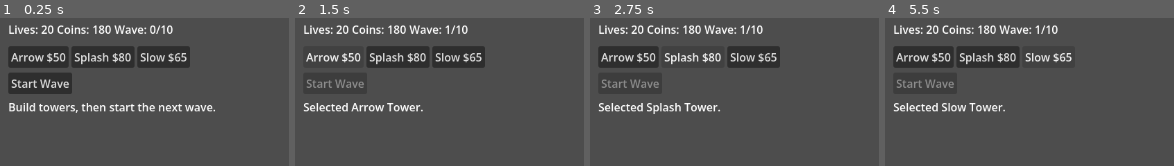
Above: before the commit, frames 1-4 (left to right).
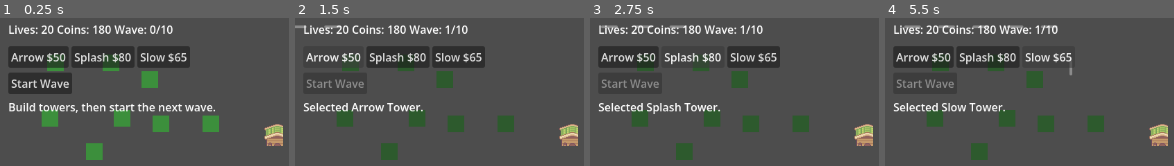
Above: after the commit, the same moments.

Repository: q107580018/croptails
Game: Godot game, scene res://scenes/Main.tscn
The game is run twice, just before and just after one commit, with the same random seed, the same clock (stepped at 60 frames per second) and the same inputs.
Inputs:
- Up to frame 1 (0.25 s): no input
- Up to frame 2 (1.5 s): click "Start Wave" at 0.5 s; click "Arrow $50" at 1.25 s
- Up to frame 3 (2.75 s): click "Splash $80" at 2 s
- Up to frame 4 (5.5 s): click "Slow $65" at 2.75 s; click "Arrow $50" at 3.5 s; click "Splash $80" at 4.25 s; click "Slow $65" at 5 s

The runs differ from the first frame. In frame 1, 5.6% of the frame differs, in the area x 14-98%, y 25-96%; in frame 2, 4.9%; in frame 3, 5.0%; in frame 4, 5.3%.

Commit message:
feat: build first tower defense map
Add Curve2D enemy path (6 waypoints), 8 TowerSlot instances at
build positions, and farm target decoration (chicken house sprite)
to Main.tscn.

Diff:
--- a/scenes/Main.tscn
+++ b/scenes/Main.tscn
@@ -7,6 +7,13 @@
 [ext_resource type="Script" uid="uid://hyrsf4rxf56a" path="res://scripts/state/defeat_phase.gd" id="5_dp"]
 [ext_resource type="Script" path="res://scripts/game/main.gd" id="6_main"]
 [ext_resource type="Script" path="res://scripts/ui/hud.gd" id="7_hud"]
+[ext_resource type="PackedScene" path="res://scenes/TowerSlot.tscn" id="8_slot"]
+[ext_resource type="CompressedTexture2D" uid="uid://32s7r74hqpnk" path="res://assets/game/objects/free_chicken_house.png" id="9_chicken"]
+
+[sub_resource type="Curve2D" id="Curve2D_enemy"]
+_data = {
+"points": PackedVector2Array(0, 0, 0, 0, 0, 40, 0, 0, 0, 0, 248, 40, 0, 0, 0, 0, 248, 120, 0, 0, 0, 0, 104, 120, 0, 0, 0, 0, 104, 184, 0, 0, 0, 0, 376, 184)
+}
 
 [node name="root" type="Node2D" unique_id=1906210728]
 script = ExtResource("6_main")
@@ -14,8 +21,40 @@
 [node name="Map" type="TileMapLayer" parent="." unique_id=1806014128]
 
 [node name="EnemyPath" type="Path2D" parent="." unique_id=110740544]
+curve = SubResource("Curve2D_enemy")
 
 [node name="TowerSlots" type="Node2D" parent="." unique_id=1656303724]
+
+[node name="Slot01" parent="TowerSlots" instance=ExtResource("8_slot")]
+position = Vector2(80, 72)
+
+[node name="Slot02" parent="TowerSlots" instance=ExtResource("8_slot")]
+position = Vector2(160, 72)
+
+[node name="Slot03" parent="TowerSlots" instance=ExtResource("8_slot")]
+position = Vector2(216, 96)
+
+[node name="Slot04" parent="TowerSlots" instance=ExtResource("8_slot")]
+position = Vector2(176, 152)
+
+[node name="Slot05" parent="TowerSlots" instance=ExtResource("8_slot")]
+position = Vector2(72, 152)
+
+[node name="Slot06" parent="TowerSlots" instance=ExtResource("8_slot")]
+position = Vector2(136, 200)
+
+[node name="Slot07" parent="TowerSlots" instance=ExtResource("8_slot")]
+position = Vector2(232, 160)
+
+[node name="Slot08" parent="TowerSlots" instance=ExtResource("8_slot")]
+position = Vector2(304, 160)
+
+[node name="FarmTarget" type="Sprite2D" parent="." unique_id=684925731]
+position = Vector2(392, 176)
+texture = ExtResource("9_chicken")
+region_enabled = true
+region_rect = Rect2(0, 0, 32, 32)
+scale = Vector2(1, 1)
 
 [node name="Towers" type="Node2D" parent="." unique_id=1802146912]
 
